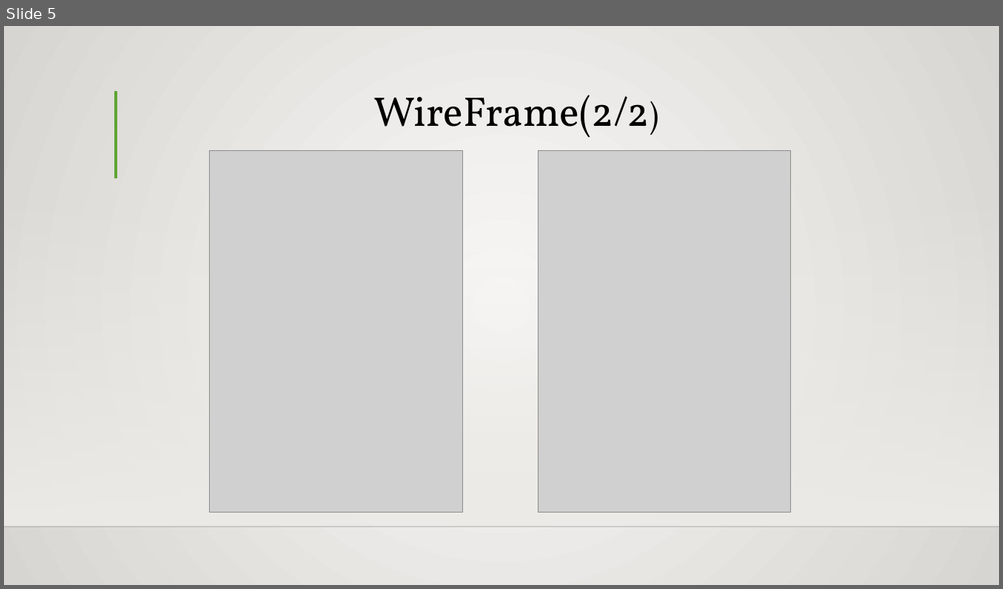
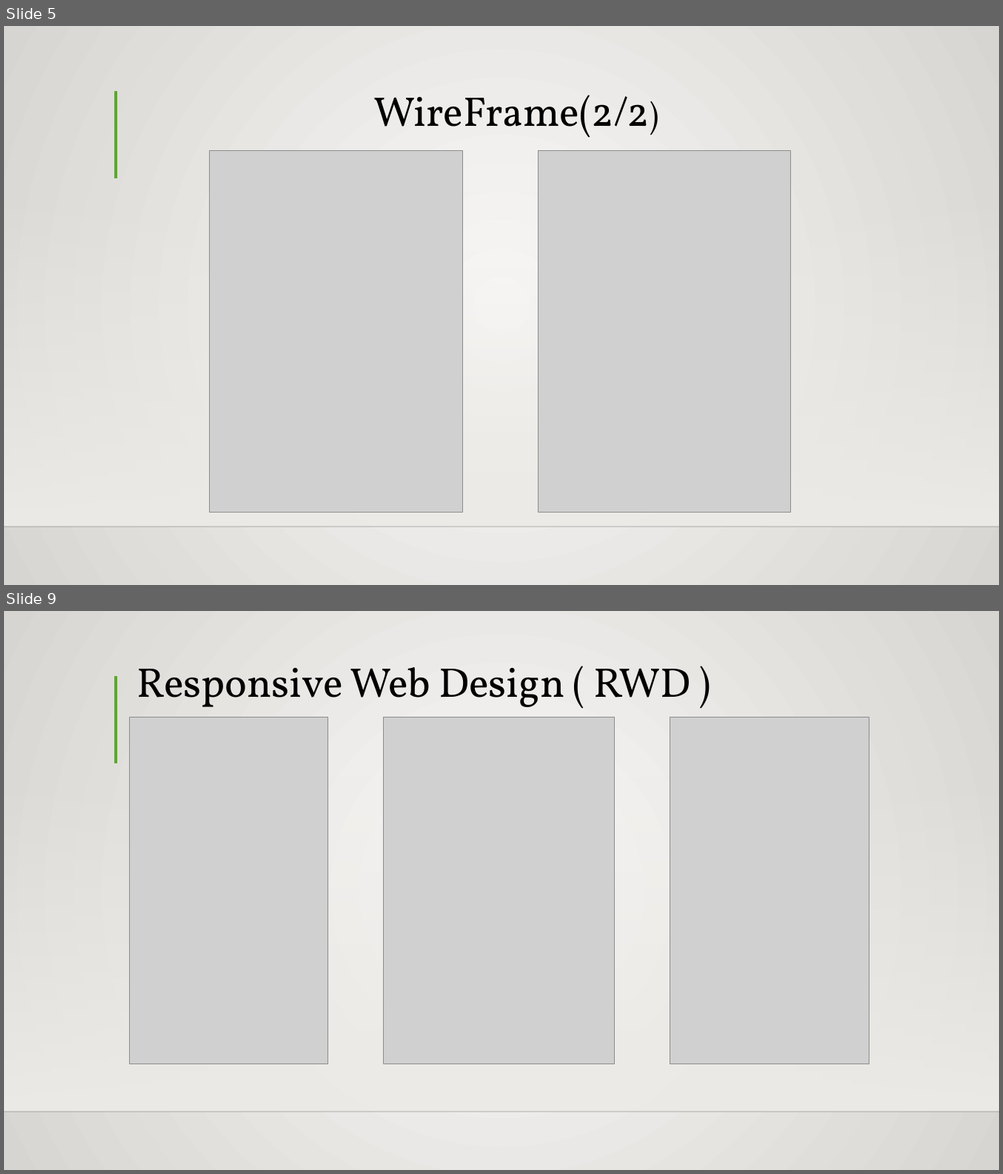
Before and after one commit to ren-hao/MidProject, a slide deck: Midterm_Project/PPT/iRecipe.pptx. Shown one above the other, each under a label of ours: slide 5 before the commit, slides 5 and 9 after it; the slides between them are not shown. The pictures are 1003x589 and 1003x1174 pixels, drawn with LibreOffice and Linux fonts; fonts in the diff are those of the drawing; grey boxes stand for pictures; background and template pictures are left out. Boxes give left, top, right and bottom in pixels: in the first picture for what was removed or moved away, otherwise in the second. Text is boxed around its words. In the diff, an @@ line names an element or a change of style, - is before the commit and + after.

```diff
--- a/Midterm_Project/PPT/iRecipe.pptx
+++ b/Midterm_Project/PPT/iRecipe.pptx
@@ slide 9 added at [4, 611, 999, 1170], background gradient #FAFAF9 to #D7D5D2; not listed: 3 template elements that a slide beside it also shows @@
@@ title added at [136, 667, 690, 707], 40 pt, text #000000 @@
+Responsive Web Design ( RWD )
@@ picture added at [129, 718, 328, 1065] @@
@@ picture added at [383, 718, 614, 1065] @@
@@ picture added at [670, 718, 869, 1065] @@
```
Also in this commit, not shown: 7 slides changed, 2 other slides added, 1 slide removed, 1 other file.
